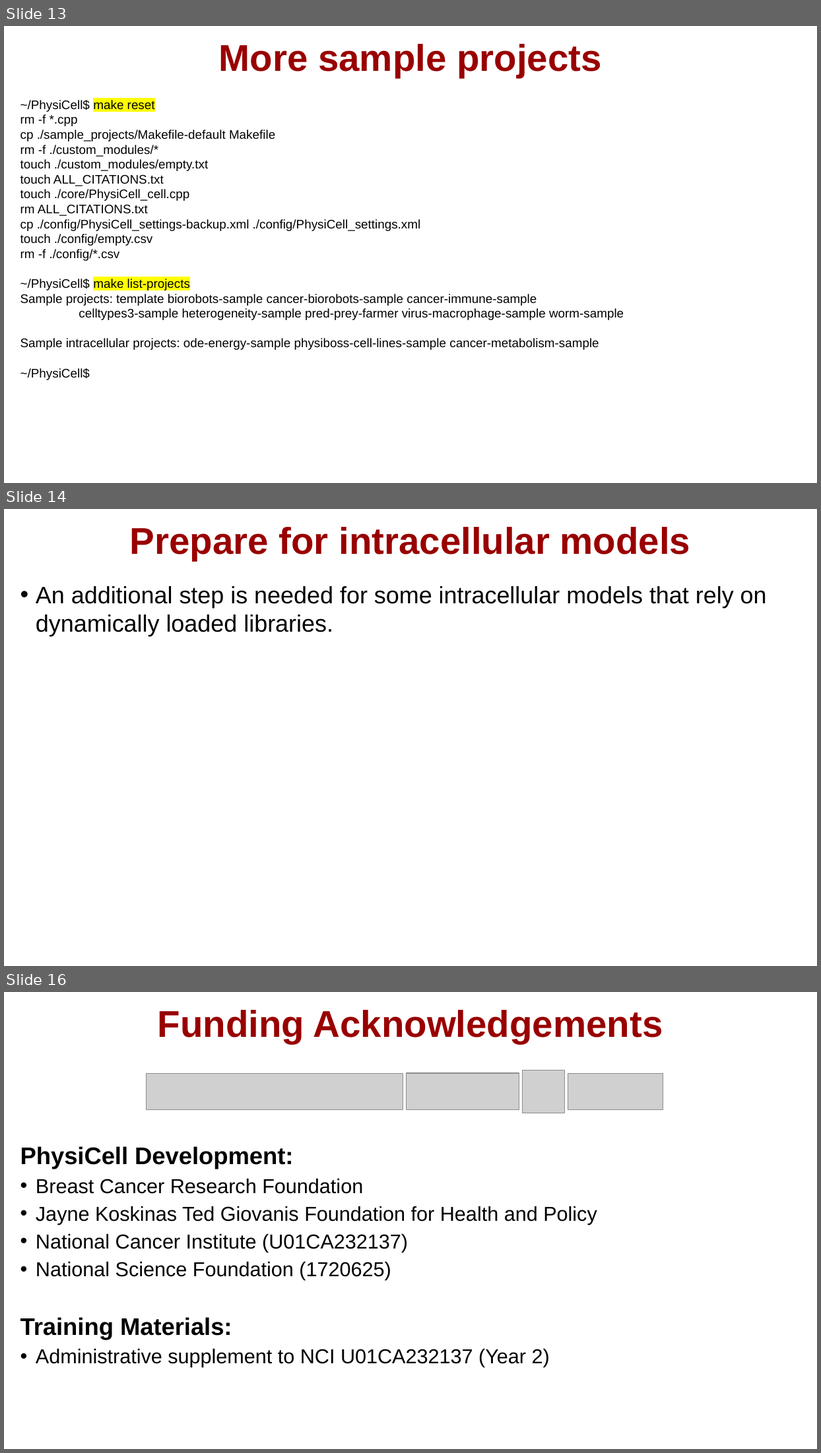
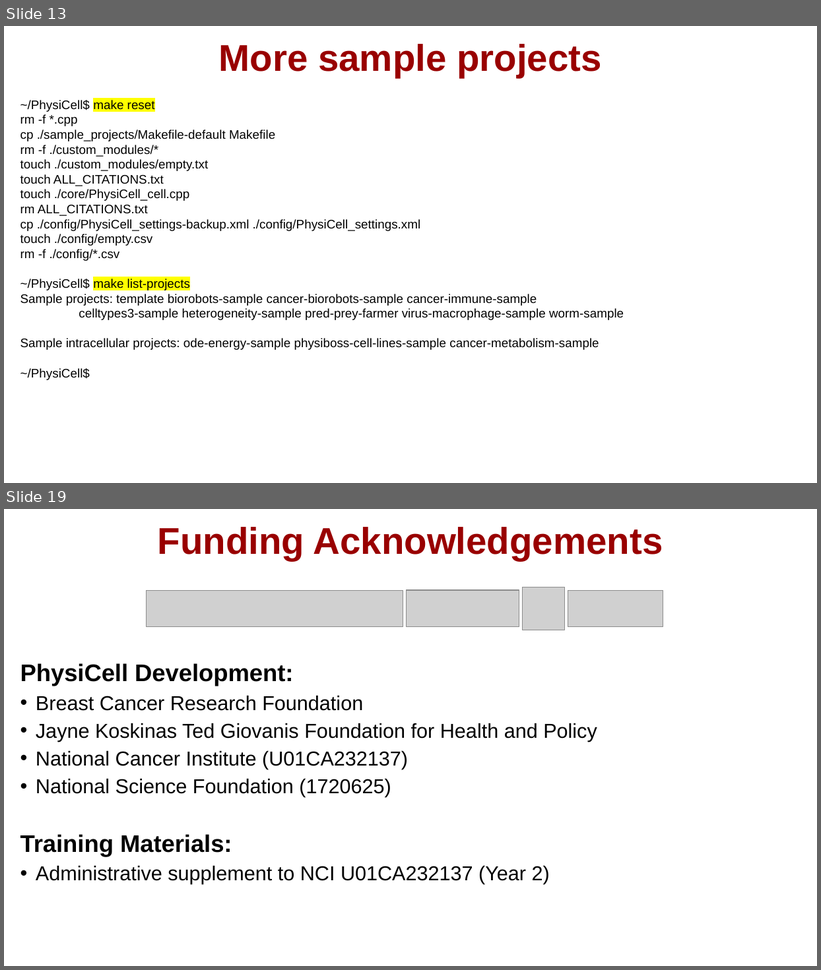
Before and after one commit to physicell-training/ws2021, a slide deck: pptx_source/PhysiCell_ws2021_macOS_setup.pptx. Shown one above the other, each under a label of ours: slides 13, 14 and 16 before the commit, slides 13 and 19 after it; the slides between them are not shown. The pictures are 821x1453 and 821x970 pixels, drawn with LibreOffice and Linux fonts; fonts in the diff are those of the drawing; grey boxes stand for pictures; background and template pictures are left out. Boxes give left, top, right and bottom in pixels: in the first picture for what was removed or moved away, otherwise in the second. Text is boxed around its words. In the diff, an @@ line names an element or a change of style, - is before the commit and + after.

```diff
--- a/pptx_source/PhysiCell_ws2021_macOS_setup.pptx
+++ b/pptx_source/PhysiCell_ws2021_macOS_setup.pptx
@@ slide 14 removed at [4,509,817,966], background #FFFFFF @@
@@ title removed at [130,527,691,560] @@
-Prepare for intracellular models
@@ text removed at [36,586,767,636] @@
-• An additional step is needed for some intracellular models that rely on dynamically loaded libraries.
@@ what was slide 16 is now slide 19 @@
```
Also in this commit, not shown: 5 slides added, 1 other slide removed.
